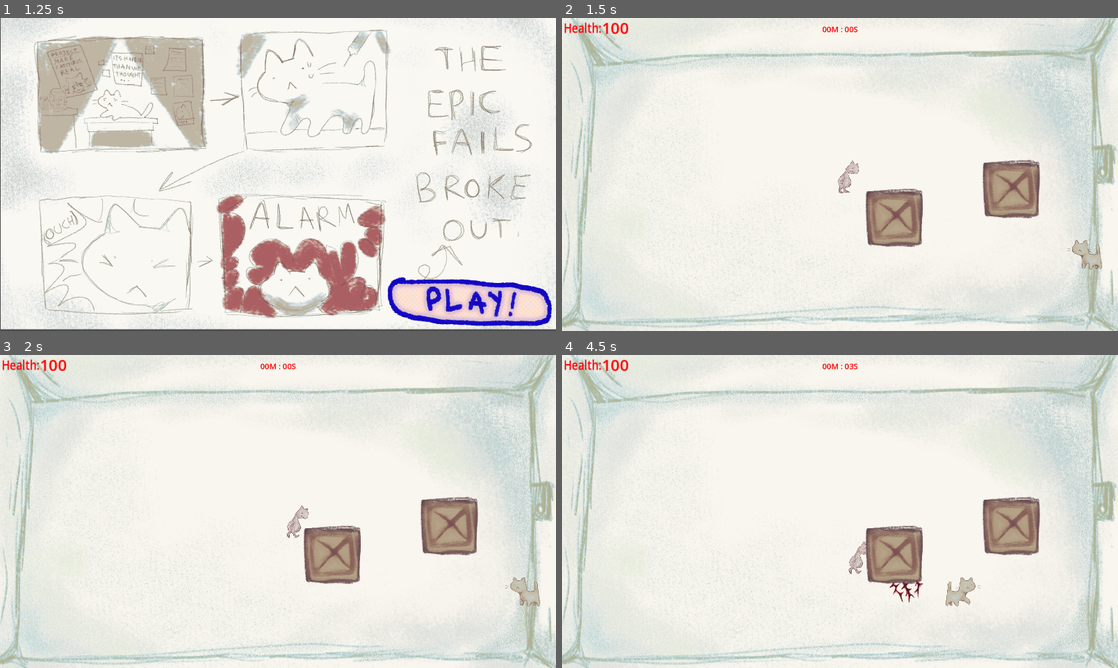
Above: before the commit, frames 1-4 (two rows, left to right).
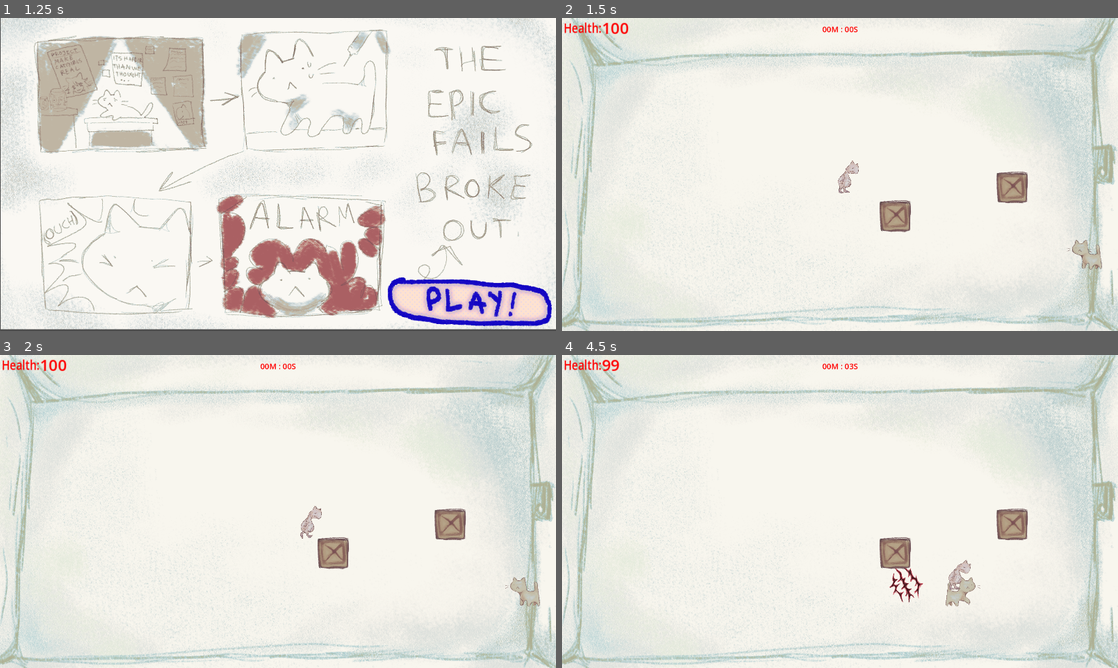
Above: after the commit, the same moments.

Repository: RobertKadak/GameCamp-2024
Game: Godot game, scene res://Menu folder/menu.tscn
The game is run twice, just before and just after one commit, with the same random seed, the same clock (stepped at 60 frames per second) and the same inputs.
Inputs (mouse positions are in pixels of both pictures, inside the frame that each line leads up to):
- Up to frame 1 (1.25 s): click (472, 171) at 0.5 s
- Up to frame 2 (1.5 s): click (1029, 302) at 1.25 s
- Up to frame 3 (2 s): no input
- Up to frame 4 (4.5 s): tap Enter (ui_accept) at 2, 2.27, 3.02 s; move the mouse to (962, 495) at 2.02 s; hold D (move_right) 2.03-3.53 s; click (962, 495) at 2.1 s; move the mouse to (728, 527) at 2.77 s; right-click (728, 527) at 2.85 s; move the mouse to (895, 442) at 3.52 s; hold A (move_left) 3.53-4.28 s; tap Shift (move_dash) at 3.6 s; move the mouse to (812, 574) at 4.27 s; hold D (move_right) from 4.28 s (still down); click (812, 574) at 4.35 s

Frame 1 is identical in both runs. In frame 2, 3.1% of the frame differs, in the area x 54-86%, y 45-74%; in frame 3, 3.5%; in frame 4, 3.6%, in the area x 7-86%, y 1-76%.

Commit message:
FIXED BOXES, LVL CLEARING

Diff:
--- a/scenes/object.tscn
+++ b/scenes/object.tscn
@@ -8,13 +8,13 @@
 [sub_resource type="RectangleShape2D" id="RectangleShape2D_7cran"]
 size = Vector2(19.2552, 76.8288)
 
-[node name="Object" type="Node2D"]
-scale = Vector2(0.76, 0.76)
+[node name="Object" type="Node2D" groups=["Objects"]]
+scale = Vector2(0.5, 0.5)
 
 [node name="Sprite2D" type="Sprite2D" parent="."]
-position = Vector2(-7.89474, 5.26316)
+position = Vector2(-4.65683, -4.65874)
 rotation = 0.000206127
-scale = Vector2(0.802602, 0.802602)
+scale = Vector2(0.66751, 0.66751)
 texture = ExtResource("1_ayast")
 
 [node name="Area2D" type="Area2D" parent="."]
--- a/scripts/next_level.gd
+++ b/scripts/next_level.gd
@@ -7,7 +7,10 @@
 		monitoring = true
 
 func _on_body_entered(body: Node2D) -> void:
+	if (level.levelTrack == 3):
+		pass
 	if body.is_in_group("Player"):
+		monitoring = false
 		level.get_node("Player").global_position = Vector2.ZERO
 		level.clear()
 		level.generate_objects()
Not shown: 1 places in scenes/levels/level_1.tscn that only renumber resources
